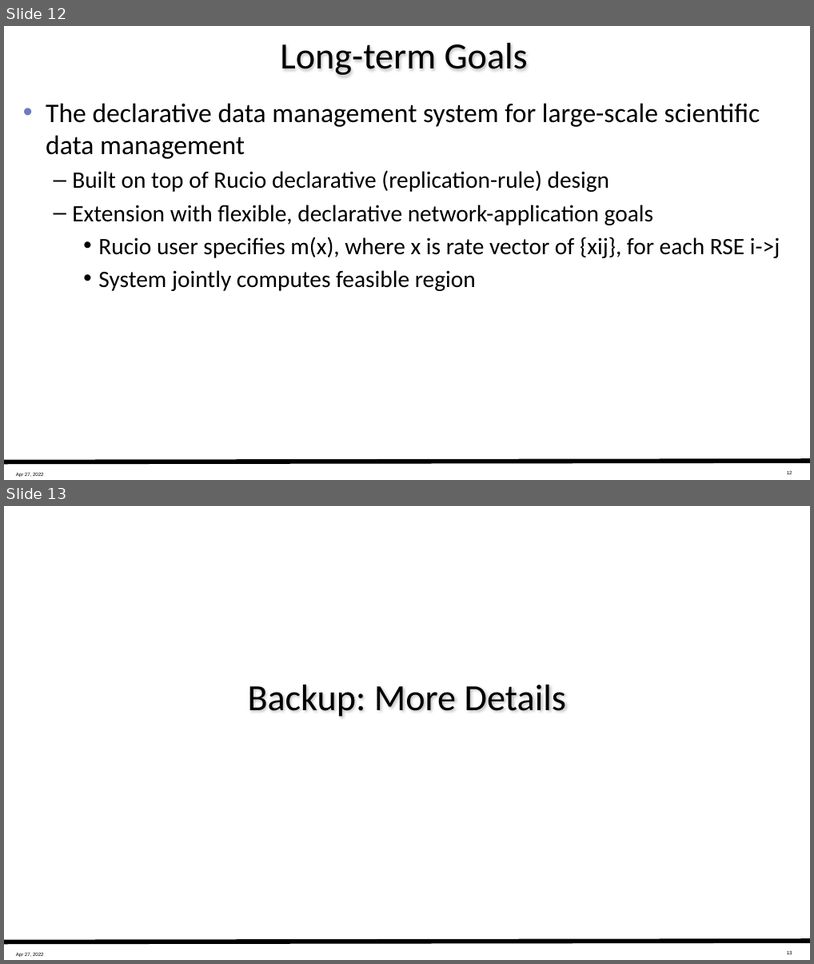
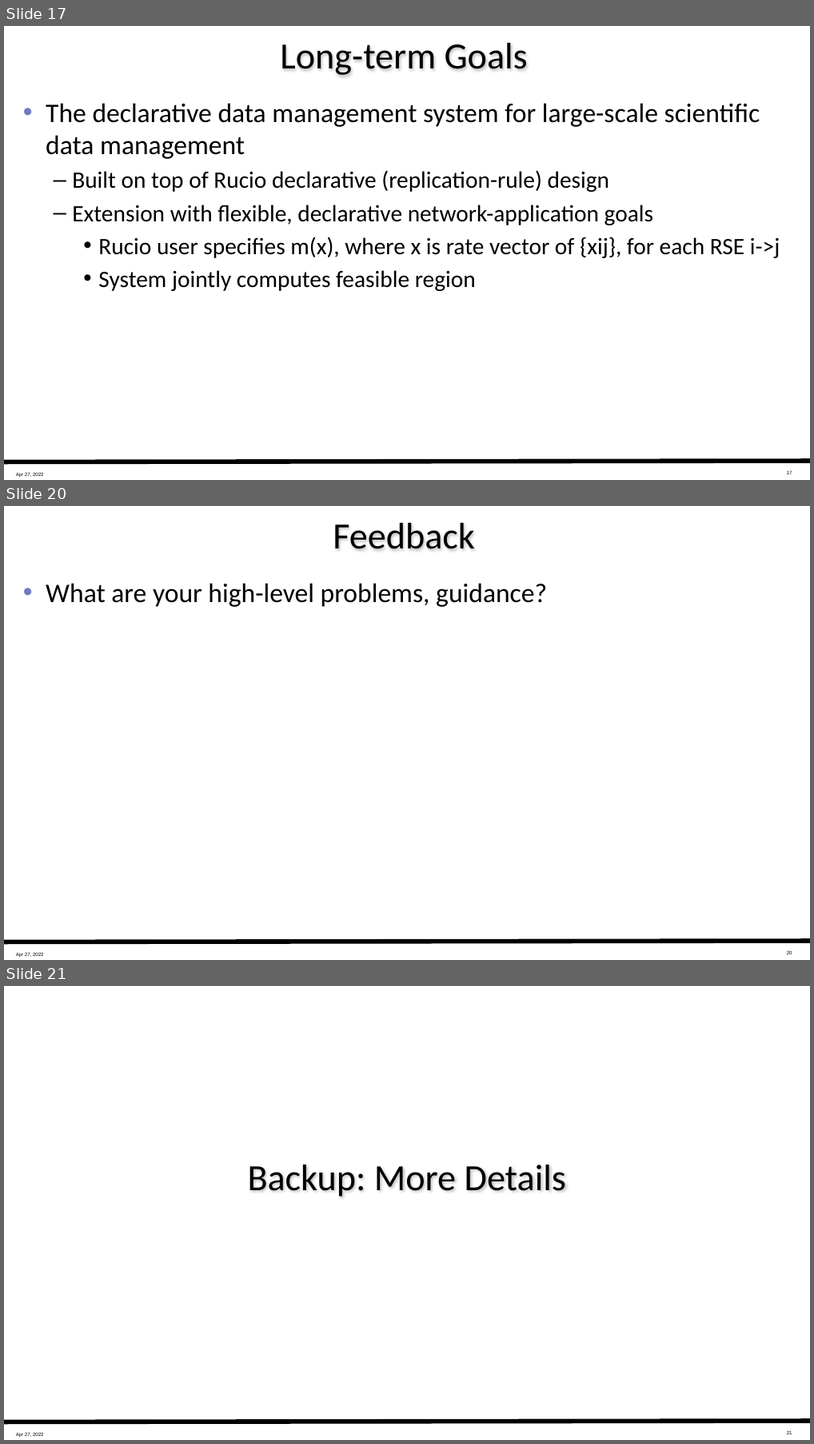
Before and after one commit to ietf-wg-alto/wg-materials, a slide deck: working-documents/wclg-doma/slides-doma-overview-2022-04-27.pptx. Shown one above the other, each under a label of ours: slides 12 and 13 before the commit, slides 17, 20 and 21 after it; the slides between them are not shown. The pictures are 814x964 and 814x1444 pixels, drawn with LibreOffice and Linux fonts; fonts in the diff are those of the drawing. Boxes give left, top, right and bottom in pixels: in the first picture for what was removed or moved away, otherwise in the second. Text is boxed around its words. In the diff, an @@ line names an element or a change of style, - is before the commit and + after.

```diff
--- a/working-documents/wclg-doma/slides-doma-overview-2022-04-27.pptx
+++ b/working-documents/wclg-doma/slides-doma-overview-2022-04-27.pptx
@@ slide 20 added at (4, 506, 810, 960), background #FFFFFF; not listed: 3 template elements that a slide beside it also shows @@
@@ title added at (333, 523, 475, 550), 33 pt, text #000000 @@
+Feedback
@@ text added at (46, 583, 547, 607), 24 pt, text #000000 @@
+• What are your high-level problems, guidance?
@@ what was slide 12 is now slide 17 @@
@@ what was slide 13 is now slide 21 @@
```
Also in this commit, not shown: 6 slides changed, 6 other slides added, 5 other files.
